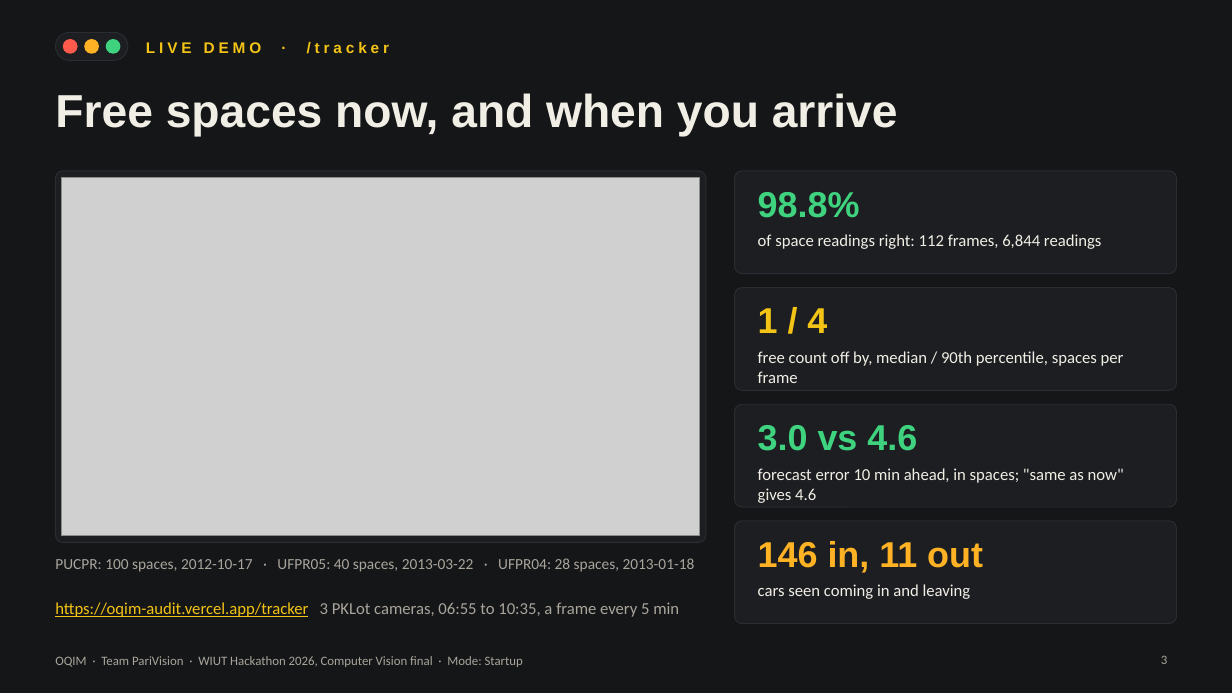
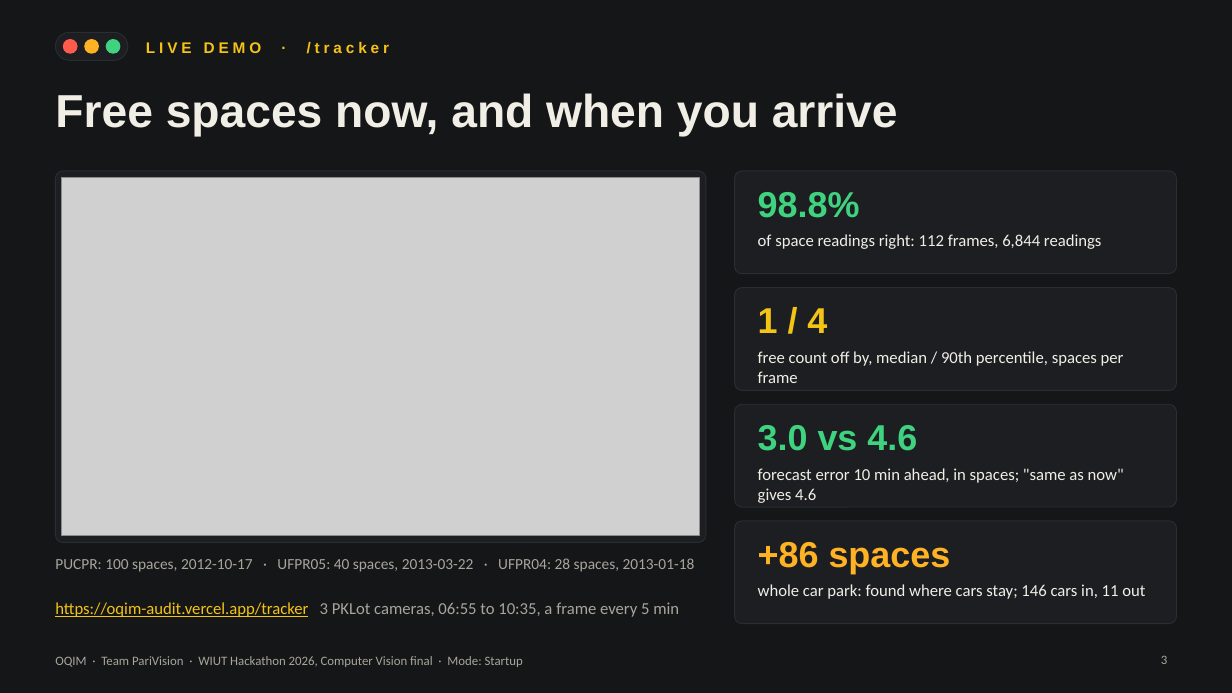
Before and after one commit to baytoooo/oqim, a slide deck: slide 3 of deck/OQIM_defence.pptx. Drawn at 1232x693 pixels with LibreOffice and Linux fonts; fonts in the diff are those of the drawing; grey boxes stand for pictures. Boxes give left, top, right and bottom in pixels: in the first picture for what was removed or moved away, otherwise in the second. Text is boxed around its words. In the diff, an @@ line names an element or a change of style, - is before the commit and + after.

```diff
--- a/deck/OQIM_defence.pptx
+++ b/deck/OQIM_defence.pptx
@@ text at [758, 542, 951, 574]: text changed @@
-146 in, 11 out
++86 spaces
@@ text at [758, 584, 1145, 599]: text changed @@
-cars seen coming in and leaving
+whole car park: found where cars stay; 146 cars in, 11 out
```
Also in this commit, not shown: 2 other slides changed, 43 other files.
